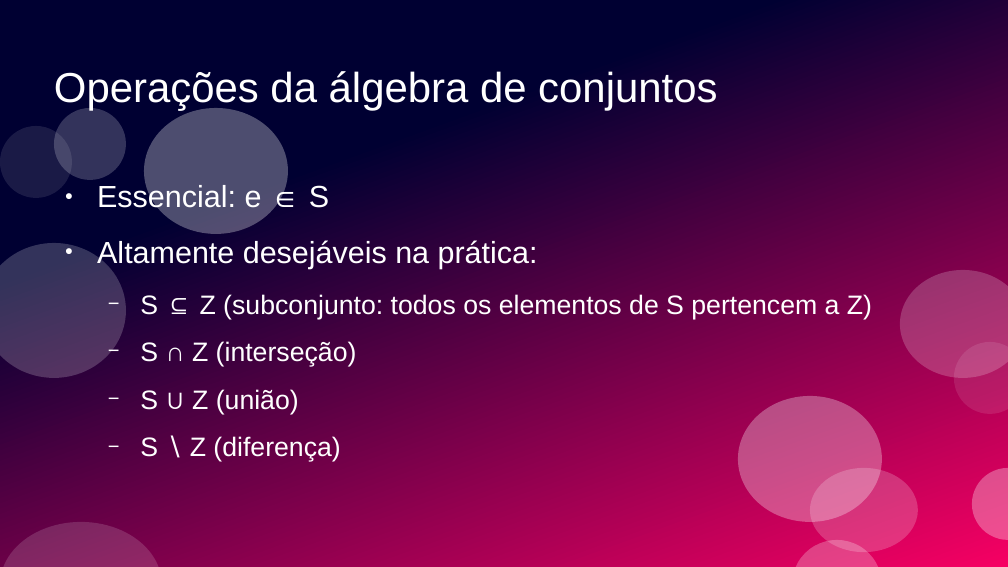
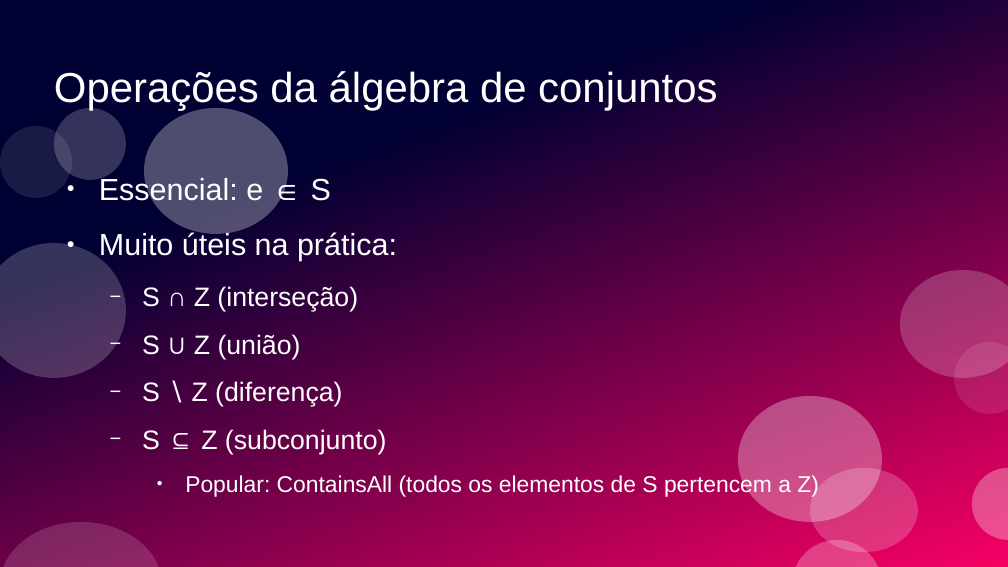
Before and after one commit to ramalho/sets-in-go, a slide deck: slide 36 of conj-em-go1_28.odp (slide 26 before the commit). Drawn at 1008x567 pixels with LibreOffice and Linux fonts; fonts in the diff are those of the drawing. Boxes give left, top, right and bottom in pixels: in the first picture for what was removed or moved away, otherwise in the second. Text is boxed around its words. In the diff, an @@ line names an element or a change of style, - is before the commit and + after.

```diff
--- a/conj-em-go1_28.odp
+++ b/conj-em-go1_28.odp
@@ text "Essencial: e ∈ S" moved from (x1=97, y1=183, x2=872, y2=462) to (x1=99, y1=176, x2=819, y2=498) @@
@@ text at (x1=99, y1=231, x2=397, y2=261): text changed; size 21 to 24 pt @@
-● Altamente desejáveis na prática:
-  − S ⊆ Z (subconjunto: todos os elementos de S pertencem a Z)
+● Muito úteis na prática:
@@ text at (x1=142, y1=429, x2=819, y2=498): paragraphs added @@
+  − S ⊆ Z (subconjunto)
+    ● Popular: ContainsAll (todos os elementos de S pertencem a Z)
```
Also in this commit, not shown: 35 other slides changed, 5 slides added, 3 slides removed, 1 other file.
